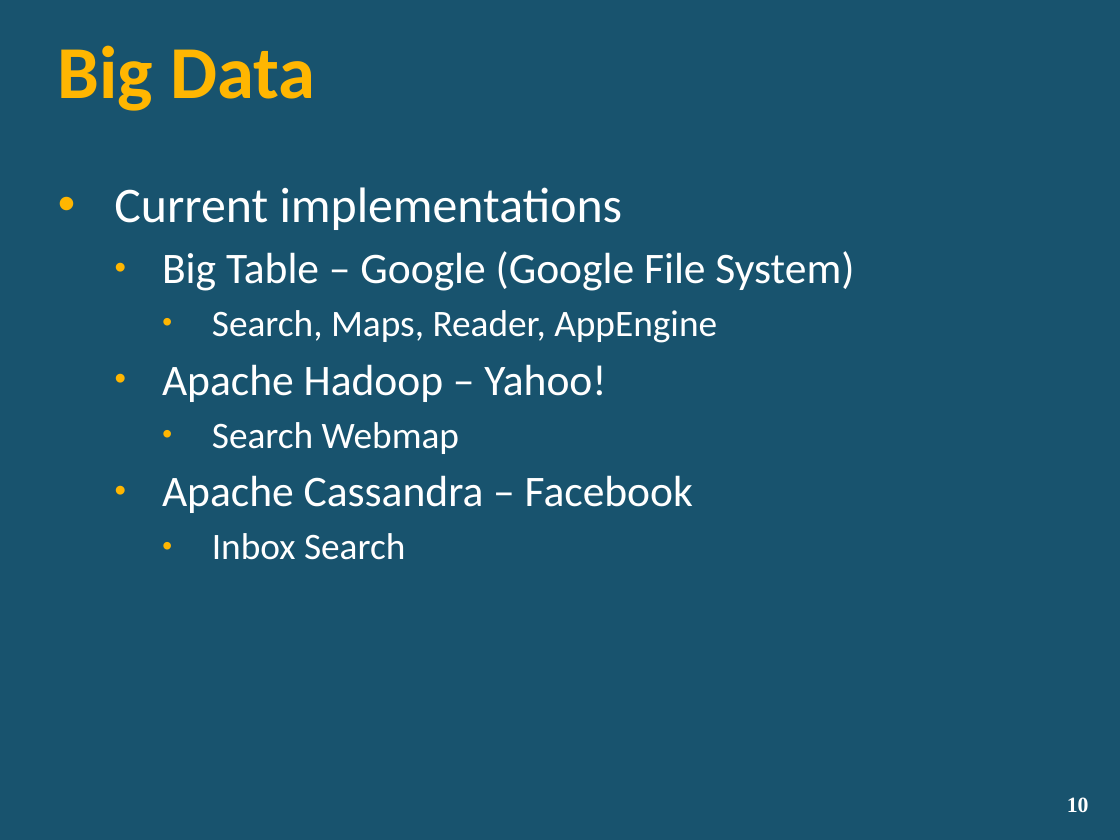
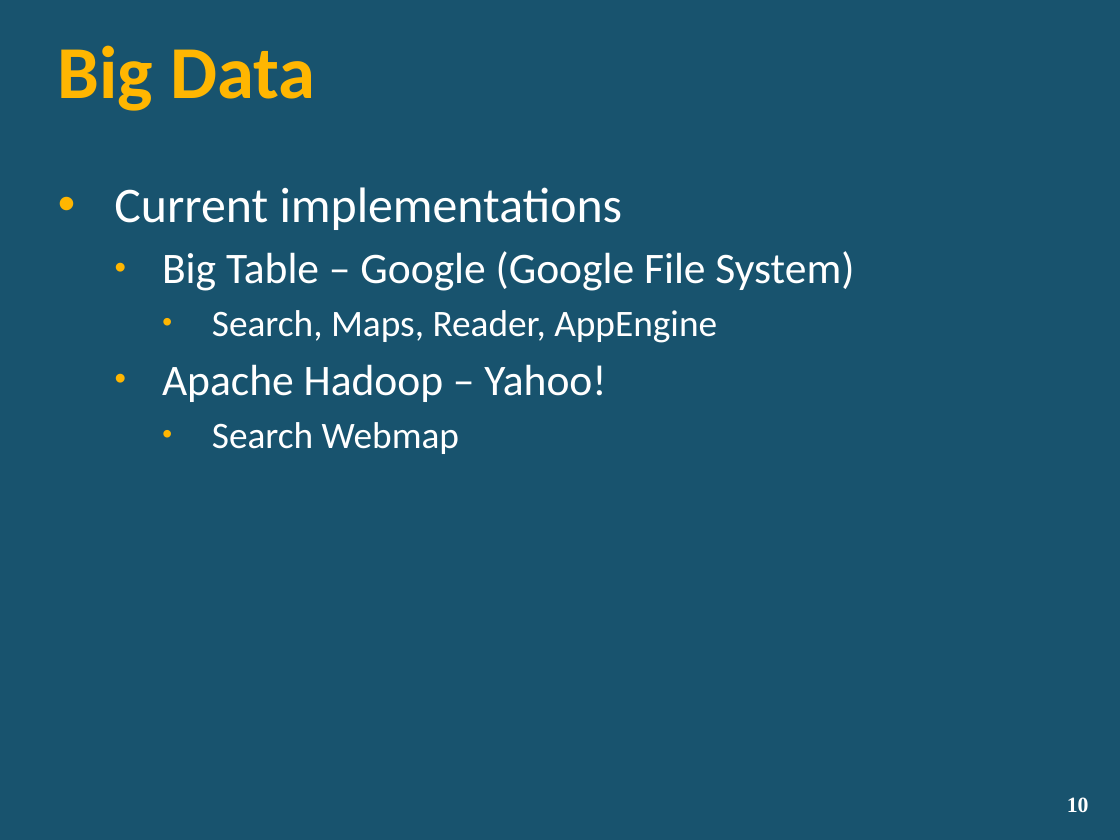
Before and after one commit to lozanotek/nosql, a slide deck: slide 10 of slides/NoSQL.pptx. Drawn at 1120x840 pixels with LibreOffice and Linux fonts; fonts in the diff are those of the drawing; background and template pictures are left out. Boxes give left, top, right and bottom in pixels: in the first picture for what was removed or moved away, otherwise in the second. Text is boxed around its words. In the diff, an @@ line names an element or a change of style, - is before the commit and + after.

```diff
--- a/slides/NoSQL.pptx
+++ b/slides/NoSQL.pptx
@@ text at (x1=162, y1=475, x2=693, y2=560): paragraphs removed @@
-  • Apache Cassandra – Facebook
-    • Inbox Search
```
Also in this commit, not shown: 1 slide added.
